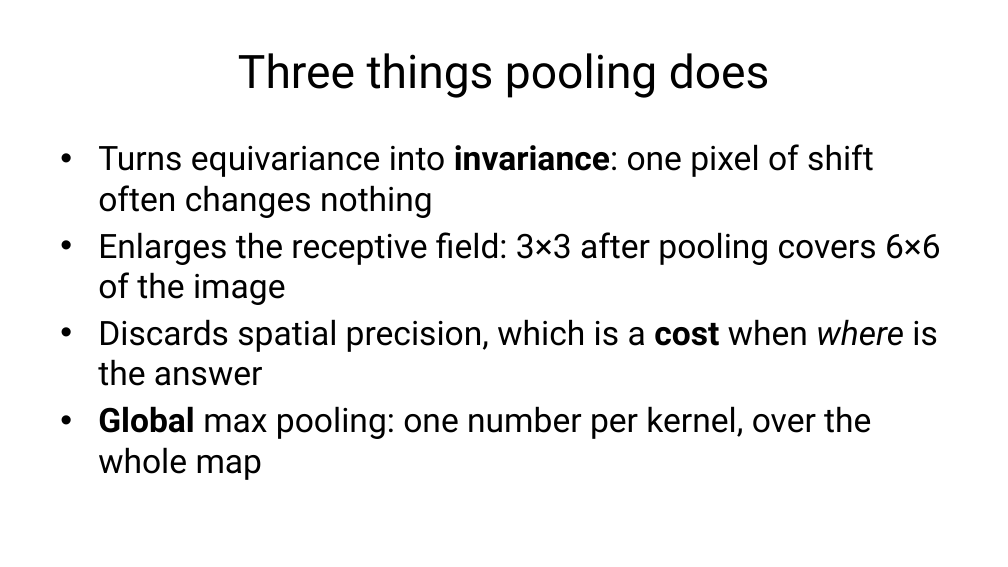
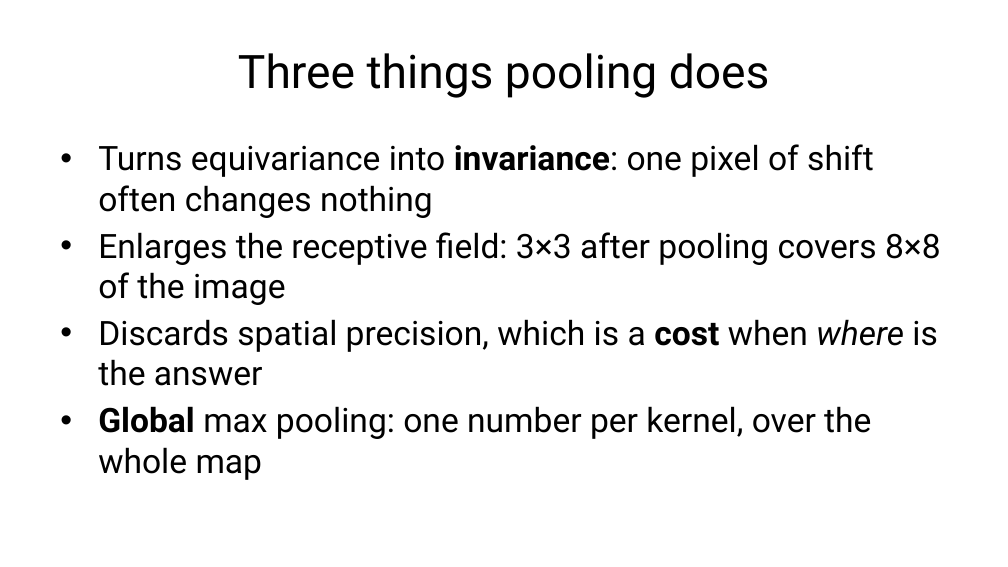
Before and after one commit to fabioantonini/technologies-for-artificial-intelligence, a slide deck: slide 34 of Lessons/10_convolutional_networks/Slides/convolutional_networks_slides.pptx. Drawn at 1008x567 pixels with LibreOffice and Linux fonts; fonts in the diff are those of the drawing; background and template pictures are left out. Boxes give left, top, right and bottom in pixels: in the first picture for what was removed or moved away, otherwise in the second. Text is boxed around its words. In the diff, an @@ line names an element or a change of style, - is before the commit and + after.

```diff
--- a/Lessons/10_convolutional_networks/Slides/convolutional_networks_slides.pptx
+++ b/Lessons/10_convolutional_networks/Slides/convolutional_networks_slides.pptx
@@ text at [98,232,941,305]: text changed @@
-• Enlarges the receptive field: 3×3 after pooling covers 6×6 of the image
+• Enlarges the receptive field: 3×3 after pooling covers 8×8 of the image
```
Also in this commit, not shown: 5 other files.
